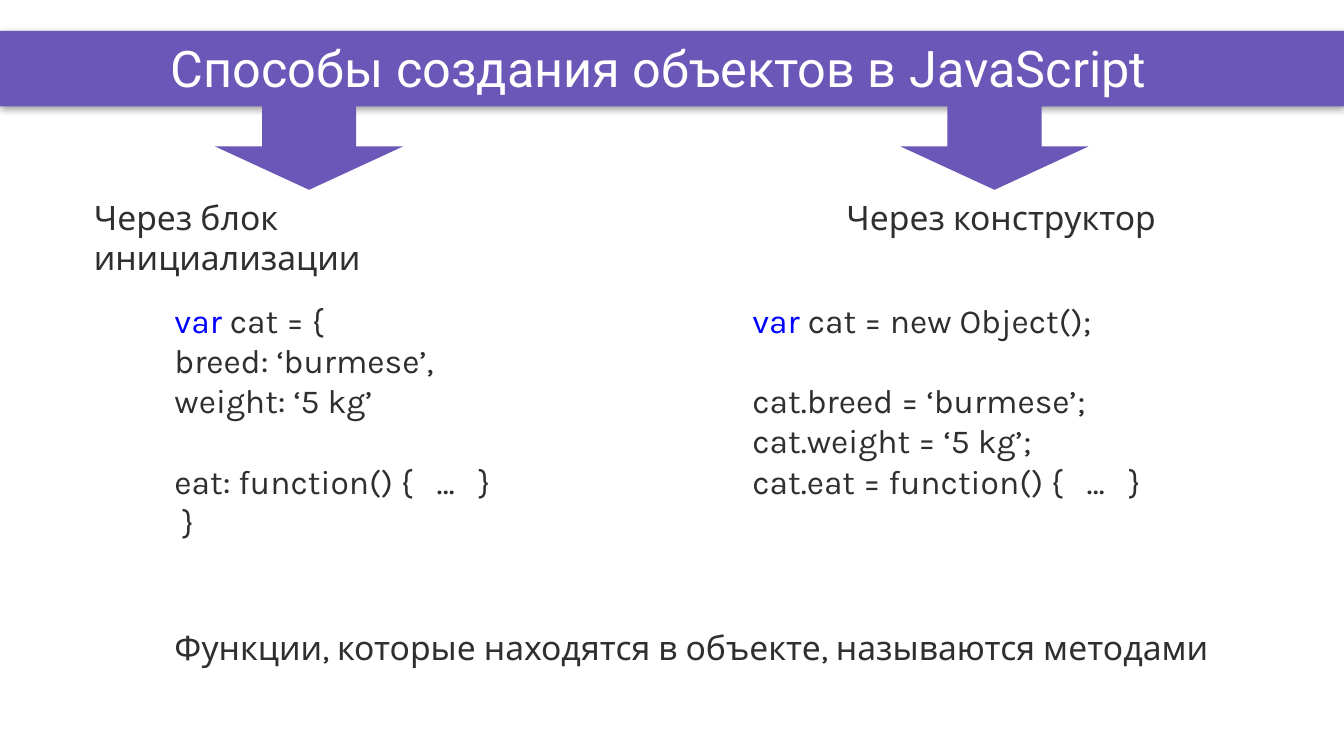
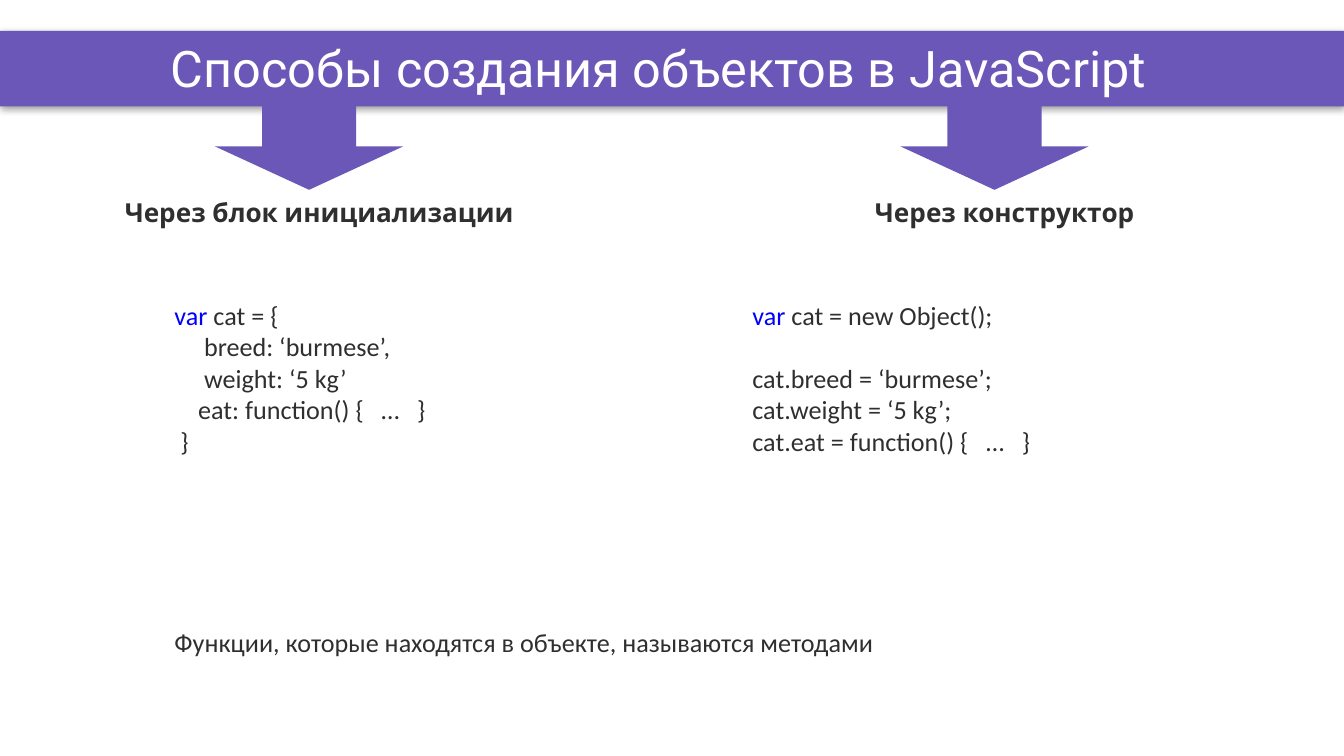
Before and after one commit to DinamickaDevelopment/Ignite-1, a slide deck: slide 4 of lesson_1/Presentation/Object+Array.pptx. Drawn at 1344x756 pixels with LibreOffice and Linux fonts; fonts in the diff are those of the drawing; background and template pictures are left out. Boxes give left, top, right and bottom in pixels: in the first picture for what was removed or moved away, otherwise in the second. Text is boxed around its words. In the diff, an @@ line names an element or a change of style, - is before the commit and + after.

```diff
--- a/lesson_1/Presentation/Object+Array.pptx
+++ b/lesson_1/Presentation/Object+Array.pptx
@@ text "Через блок инициализации" at (125, 202, 513, 229): size 18 to 14 pt, bold on; alignment left to centre @@
@@ text "Через конструктор" at (875, 203, 1135, 229): size 18 to 14 pt, bold on; alignment left to centre @@
@@ size 18 to 14 pt, font Karla to Calibri in 3 elements at (174, 634, 873, 657), (752, 306, 992, 455), (174, 308, 390, 423) @@
```
Also in this commit, not shown: 3 other slides changed, 19 other files.
